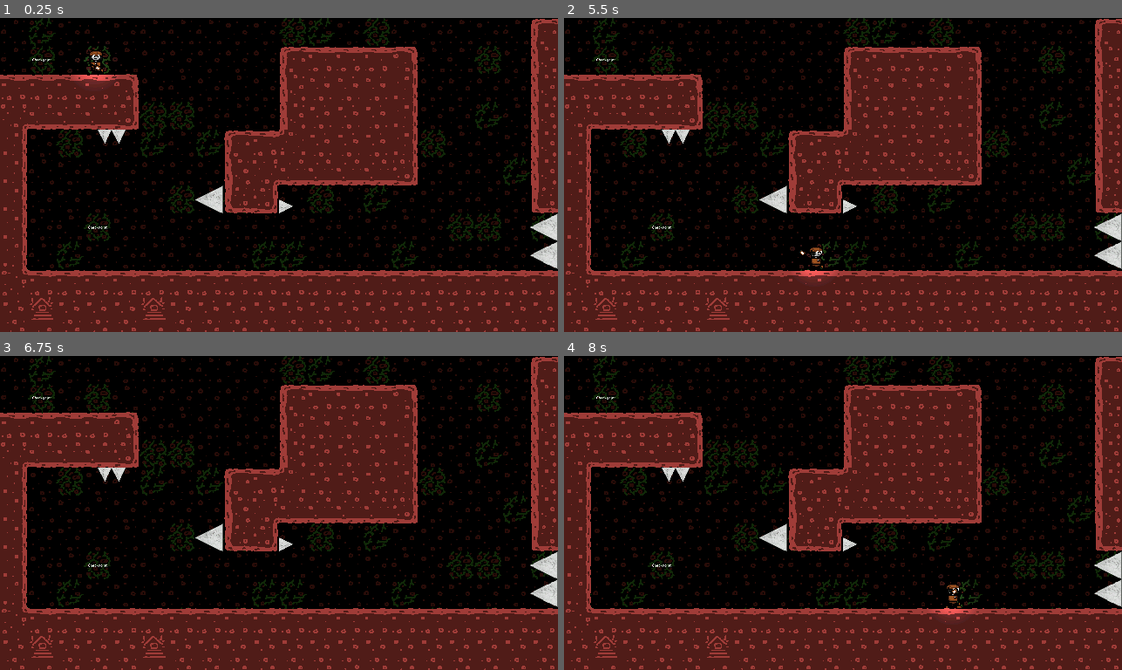
Above: before the commit, frames 1-4 (two rows, left to right).
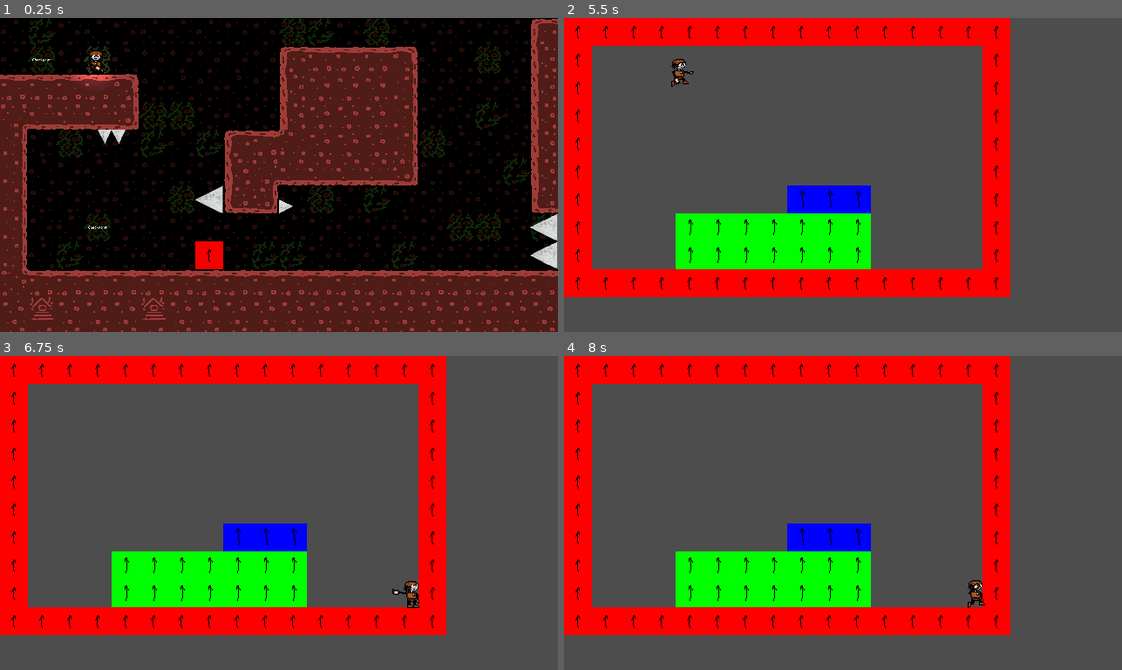
Above: after the commit, the same moments.

Repository: chars-at-last/Platforming-Game
Game: Godot game, scene res://nodes/scenes/game_manager.tscn
Same seed, same stepped clock (60 frames per second), same inputs: the game is played once before the commit and once after it. The engine's default icon, where the game draws it, is replaced by a stand-in: a white triangle on a blue panel in a dark square.
Inputs (mouse positions are in pixels of both pictures, inside the frame that each line leads up to):
- Up to frame 1 (0.25 s): no input
- Up to frame 2 (5.5 s): tap Enter at 0.5 s; move the mouse to (815, 237) at 0.52 s; hold D (move_right) 0.53-2.03 s; click (815, 237) at 0.6 s; tap Space (jump) at 0.77, 1.52, 3.02, 3.77, 4.52, 5 s; move the mouse to (1010, 222) at 1.27 s; tap S (look_down) at 1.35 s; move the mouse to (675, 127) at 2.02 s; hold W (look_up) 2.03-2.78 s; hold A (move_left) 2.03-4.28 s; move the mouse to (870, 175) at 2.77 s; click (870, 175) at 2.85 s; move the mouse to (759, 96) at 3.52 s; hold S (look_down) 3.53-4.28 s; move the mouse to (965, 159) at 4.27 s; hold D (move_right) from 4.28 s (still down); tap W (look_up) at 4.35 s; move the mouse to (731, 190) at 5.02 s; click (731, 190) at 5.1 s
- Up to frame 3 (6.75 s): keep holding D (move_right); move the mouse to (334, 443) at 5.77 s; tap S (look_down) at 5.85 s; tap Space (jump) at 6.02 s; move the mouse to (251, 575) at 6.52 s; hold W (look_up) from 6.53 s (still down)
- Up to frame 4 (8 s): keep holding D (move_right); tap Space (jump) at 6.77, 7.52 s; move the mouse to (1010, 560) at 7.27 s; release W (look_up) at 7.28 s; click (1010, 560) at 7.35 s

The runs differ from the first frame. In frame 1, 0.4% of the frame differs, in the area x 35-40%, y 71-80%; in frame 2, 99%, in the area x 0-100%, y 0-100%; in frame 3, 99%; in frame 4, 99%.

Commit message:
player can now go to new level

Diff:
--- a/assets/resources/placeholder_tileset.tres
+++ b/assets/resources/placeholder_tileset.tres
@@ -37,9 +37,9 @@
 
 [resource]
 tile_size = Vector2i(32, 32)
-physics_layer_0/collision_layer = 2
+physics_layer_0/collision_layer = 64
 physics_layer_0/collision_mask = 0
-physics_layer_1/collision_layer = 4
+physics_layer_1/collision_layer = 0
 physics_layer_1/collision_mask = 0
 terrain_set_0/mode = 0
 terrain_set_0/terrain_0/name = "Placeholder Ground"
--- a/nodes/scenes/game_manager.tscn
+++ b/nodes/scenes/game_manager.tscn
@@ -1,11 +1,12 @@
-[gd_scene load_steps=10 format=4 uid="uid://bqfiu2iio1r5q"]
+[gd_scene load_steps=11 format=4 uid="uid://bqfiu2iio1r5q"]
 
 [ext_resource type="PackedScene" uid="uid://crtbnkmpoyka2" path="res://nodes/scenes/player/player.tscn" id="1_1ulvm"]
-[ext_resource type="Script" path="res://nodes/scripts/game_manager.gd" id="1_p8b7o"]
 [ext_resource type="Shader" path="res://nodes/scripts/shaders/16bit_color_converter.gdshader" id="1_sv5m8"]
 [ext_resource type="TileSet" uid="uid://bsuhy77c6mhv3" path="res://assets/resources/comp195_tileset.tres" id="4_mby6d"]
 [ext_resource type="PackedScene" uid="uid://vyj36j0hv8jy" path="res://nodes/scenes/Obstacles/spikes.tscn" id="5_ltc1a"]
 [ext_resource type="PackedScene" uid="uid://bax0hg5n0t3qk" path="res://nodes/scenes/check_point.tscn" id="6_1xxpy"]
+[ext_resource type="PackedScene" uid="uid://d2cg1ygpdb07v" path="res://nodes/scenes/goal.tscn" id="6_2tw34"]
+[ext_resource type="PackedScene" uid="uid://cf02ai7i3ygsy" path="res://nodes/scenes/level_manager.tscn" id="7_5cnyl"]
 
 [sub_resource type="ShaderMaterial" id="ShaderMaterial_lmv1b"]
 shader = ExtResource("1_sv5m8")
@@ -20,7 +21,6 @@
 
 [node name="GameManager" type="Node"]
 editor_description = "Main node of the game."
-script = ExtResource("1_p8b7o")
 
 [node name="Player" parent="." instance=ExtResource("1_1ulvm")]
 position = Vector2(110, 43)
@@ -72,5 +72,10 @@
 scale = Vector2(0.25, 0.25)
 text = "Checkpoint"
 
-[connection signal="body_entered" from="CheckPoint/Area2D" to="CheckPoint/Area2D" method="_on_body_entered"]
-[connection signal="body_entered" from="CheckPoint/@Area2D@48823" to="CheckPoint/@Area2D@48823" method="_on_body_entered"]
+[node name="TileMapLayer" parent="." instance=ExtResource("6_2tw34")]
+tile_map_data = PackedByteArray("AAAHAAgAAAAAAAAAAAA=")
+
+[node name="LevelManager" parent="." instance=ExtResource("7_5cnyl")]
+
+[connection signal="complete_level" from="TileMapLayer" to="LevelManager" method="next"]
+[connection signal="complete_level" from="TileMapLayer" to="LevelManager" method="_on_tile_map_layer_complete_level"]
--- /dev/null
+++ b/nodes/scenes/goal.gd
@@ -0,0 +1,17 @@
+class_name goal extends Tile
+
+signal complete_level()
+# Called when the node enters the scene tree for the first time.
+func _ready() -> void:
+	#connect("complete_level", Callable(GameManager.current_level_manager, "next"))
+	pass # Replace with function body.
+
+
+# Called every frame. 'delta' is the elapsed time since the previous frame.
+#func _process(delta: float) -> void:
+	#pass
+
+func handle_collision(collider: Node) -> void:
+	if collider is Player:
+		print("Level Completed!")
+		emit_signal("complete_level")
--- /dev/null
+++ b/nodes/scenes/goal.tscn
@@ -0,0 +1,8 @@
+[gd_scene load_steps=3 format=3 uid="uid://d2cg1ygpdb07v"]
+
+[ext_resource type="TileSet" uid="uid://wctw80adwhtu" path="res://assets/resources/placeholder_tileset.tres" id="1_2p66l"]
+[ext_resource type="Script" path="res://nodes/scenes/goal.gd" id="2_v0cw2"]
+
+[node name="Tile" type="TileMapLayer"]
+tile_set = ExtResource("1_2p66l")
+script = ExtResource("2_v0cw2")
--- a/nodes/scenes/level.tscn
+++ b/nodes/scenes/level.tscn
@@ -1,6 +1,5 @@
-[gd_scene load_steps=7 format=4 uid="uid://bsp5oc8f4laoy"]
+[gd_scene load_steps=6 format=4 uid="uid://bsp5oc8f4laoy"]
 
-[ext_resource type="Script" path="res://nodes/scripts/level.gd" id="1_3dc8h"]
 [ext_resource type="Texture2D" uid="uid://xgsjr2kjuw0g" path="res://assets/art/tilemap_placeholder.png" id="1_en8as"]
 [ext_resource type="PackedScene" uid="uid://vyj36j0hv8jy" path="res://nodes/scenes/Obstacles/spikes.tscn" id="2_1rlx8"]
 [ext_resource type="PackedScene" uid="uid://crtbnkmpoyka2" path="res://nodes/scenes/player/player.tscn" id="2_tjvvm"]
@@ -70,7 +69,6 @@
 
 [node name="Level" type="Node2D"]
 editor_description = "Level Base Scene (DO NOT USE AS IS - INHERIT THIS SCENE INTO ANOTHER ONE!)"
-script = ExtResource("1_3dc8h")
 
 [node name="Ground" type="TileMapLayer" parent="."]
 tile_map_data = PackedByteArray("AAAAAAAAAAAAAAAAAAABAAAAAAAAAAAAAAACAAAAAAAAAAAAAAADAAAAAAAAAAAAAAAEAAAAAAAAAAAAAAAFAA …(960 unchanged characters)…
--- /dev/null
+++ b/nodes/scenes/level_manager.tscn
@@ -0,0 +1,6 @@
+[gd_scene load_steps=2 format=3 uid="uid://cf02ai7i3ygsy"]
+
+[ext_resource type="Script" path="res://nodes/scripts/level_manager.gd" id="1_k6me5"]
+
+[node name="LevelManager" type="Node2D"]
+script = ExtResource("1_k6me5")
--- a/nodes/scenes/player/player.tscn
+++ b/nodes/scenes/player/player.tscn
@@ -778,7 +778,7 @@
 
 [node name="TileArea" type="Area2D" parent="."]
 collision_layer = 0
-collision_mask = 28
+collision_mask = 92
 
 [node name="CollisionShape2D" type="CollisionShape2D" parent="TileArea"]
 shape = SubResource("CapsuleShape2D_xlpux")
--- a/nodes/scripts/check_point.gd
+++ b/nodes/scripts/check_point.gd
@@ -22,4 +22,6 @@
 	if body is Player:
 		print("CheckPoint Reached!")
 		SpawnPoint.global_vector = body.global_position
+		SpawnPoint.check_point_level = GameManager.current_level_manager
+		print(SpawnPoint.check_point_level)
 		$CollisionShape2D.call_deferred("set_disabled", true)
--- a/nodes/scripts/game_manager.gd
+++ b/nodes/scripts/game_manager.gd
@@ -1,13 +1,14 @@
 @icon("res://icon.svg")
 
-class_name GameManager extends Node
+extends Node
+var current_level_manager
 
 
 # Called when the node enters the scene tree for the first time.
-func _ready() -> void:
-	pass # Replace with function body.
+#func _ready() -> void:
+	#pass # Replace with function body.
 
 
 # Called every frame. 'delta' is the elapsed time since the previous frame.
-func _process(_delta: float) -> void:
-	pass
+#func _process(_delta: float) -> void:
+	#pass
--- a/nodes/scripts/level.gd
+++ b/nodes/scripts/level.gd
@@ -4,9 +4,9 @@
 
 
 # Called when the node enters the scene tree for the first time.
-func _ready() -> void:
-	LevelManager.set_cur_level(self)
+#func _ready() -> void:
+	#LevelManager.set_cur_level(self)
 
 # Called every frame. 'delta' is the elapsed time since the previous frame.
-func _process(delta: float) -> void:
-	pass
+#func _process(delta: float) -> void:
+	#pass
--- /dev/null
+++ b/nodes/scripts/level_manager.gd
@@ -0,0 +1,39 @@
+extends Node2D
+
+
+# Variable(s)
+static var _cur_level: Level = null
+#static var _cur_checkpoint: Checkpoint = null
+
+# Signal(s)
+signal level_set
+signal checkpoint_set
+
+# Sets current level
+func set_cur_level(level: Level) -> void:
+	_cur_level = level
+	emit_signal("level_set", _cur_level)
+
+# Gets current level
+func get_cur_level() -> Level:
+	if not _cur_level:
+		await level_set
+	return _cur_level
+
+
+func _ready() -> void:
+	#print("Hello")
+	GameManager.current_level_manager = self
+	#$"/root/LevelManager".connect("complete_level", next)
+	#$GoalTile.connect("complete_level", next)
+
+#func _on_goal_tile_complete_level() -> void:
+func next() -> void:
+	print("Switching level")
+	print(SpawnPoint.check_point_level)
+	get_tree().change_scene_to_file("res://nodes/scenes/level.tscn")
+
+
+func _on_goal_tile_complete_level() -> void:
+	#pass # Replace with function body.
+	next()
--- a/nodes/scripts/spawn_point.gd
+++ b/nodes/scripts/spawn_point.gd
@@ -2,6 +2,7 @@
 
 
 var global_vector = Vector2(110, 43)
+var check_point_level
 
 # Called when the node enters the scene tree for the first time.
 func _ready() -> void:
--- a/nodes/singletons/level_manager.gd
+++ /dev/null
@@ -1,21 +0,0 @@
-extends Node
-
-
-# Variable(s)
-static var _cur_level: Level = null
-#static var _cur_checkpoint: Checkpoint = null
-
-# Signal(s)
-signal level_set
-signal checkpoint_set
-
-# Sets current level
-static func set_cur_level(level: Level) -> void:
-	_cur_level = level
-	LevelManager.emit_signal("level_set", _cur_level)
-
-# Gets current level
-static func get_cur_level() -> Level:
-	if not _cur_level:
-		await LevelManager.level_set
-	return _cur_level
--- a/project.godot
+++ b/project.godot
@@ -18,7 +18,7 @@
 
 [autoload]
 
-LevelManager="*res://nodes/singletons/level_manager.gd"
+GameManager="*res://nodes/scripts/game_manager.gd"
 SpawnPoint="*res://nodes/scripts/spawn_point.gd"
 
 [display]
@@ -87,6 +87,7 @@
 2d_physics/layer_4="Death"
 2d_physics/layer_5="Checkpoint"
 2d_physics/layer_6="Background"
+2d_physics/layer_7="Goal"
 
 [rendering]
 
